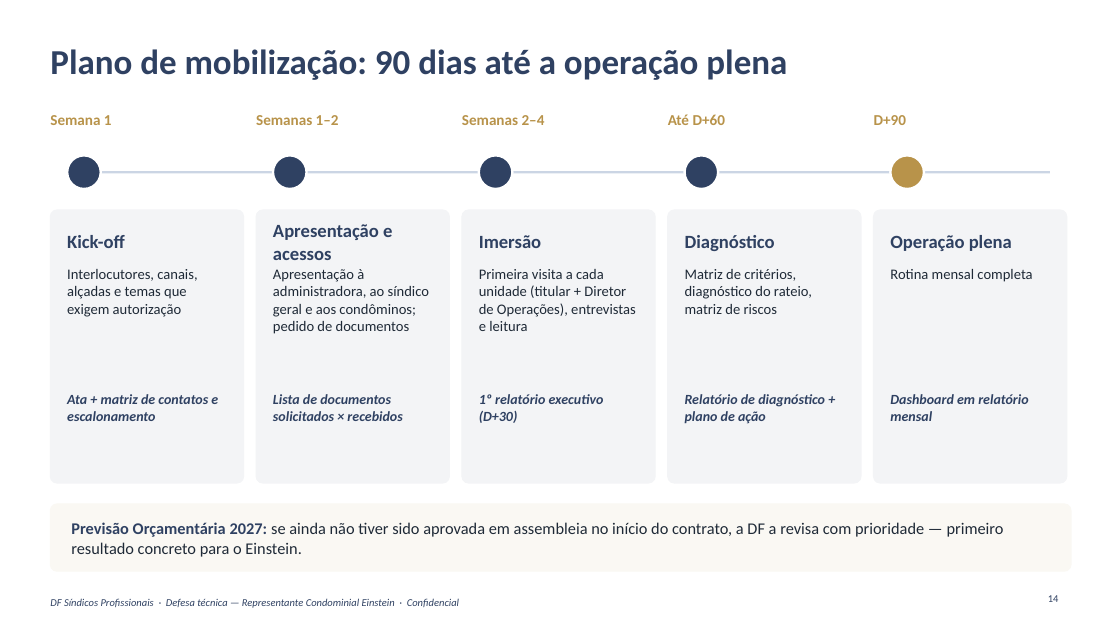
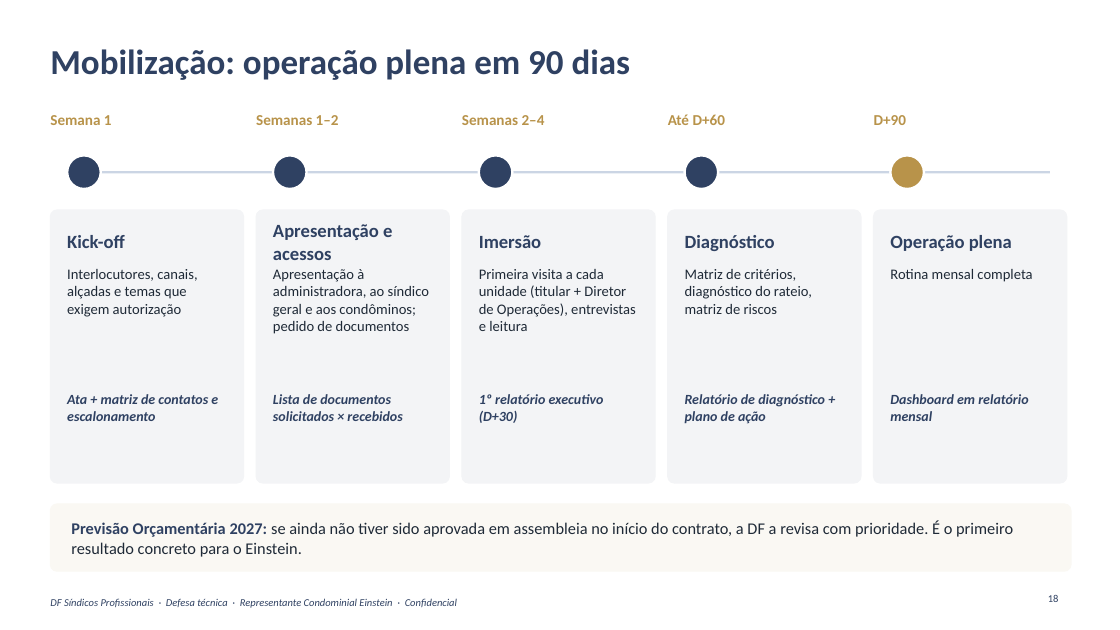
Before and after one commit to caiogavioli/Brainstorm, a slide deck: slide 18 of entregas/apresentacao-13-10/DF_Apresentacao_Einstein_13-10.pptx (slide 14 before the commit). Drawn at 1120x630 pixels with LibreOffice and Linux fonts; fonts in the diff are those of the drawing; background and template pictures are left out. Boxes give left, top, right and bottom in pixels: in the first picture for what was removed or moved away, otherwise in the second. Text is boxed around its words. In the diff, an @@ line names an element or a change of style, - is before the commit and + after.

```diff
--- a/entregas/apresentacao-13-10/DF_Apresentacao_Einstein_13-10.pptx
+++ b/entregas/apresentacao-13-10/DF_Apresentacao_Einstein_13-10.pptx
@@ title at [50, 49, 631, 80]: text changed @@
-Plano de mobilização: 90 dias até a operação plena
+Mobilização: operação plena em 90 dias
@@ text at [71, 521, 1013, 557]: text changed @@
-Previsão Orçamentária 2027: se ainda não tiver sido aprovada em assembleia no início do contrato, a DF a revisa com prioridade — primeiro resultado concreto para o Einstein.
+Previsão Orçamentária 2027: se ainda não tiver sido aprovada em assembleia no início do contrato, a DF a revisa com prioridade. É o primeiro resultado concreto para o Einstein.
@@ text at [50, 598, 457, 608]: text changed @@
-DF Síndicos Profissionais · Defesa técnica — Representante Condominial Einstein · Confidencial
+DF Síndicos Profissionais · Defesa técnica · Representante Condominial Einstein · Confidencial
@@ page number at [1048, 595, 1059, 602]: text changed @@
-14
+18
```
Also in this commit, not shown: 24 other slides changed, 11 other files.
